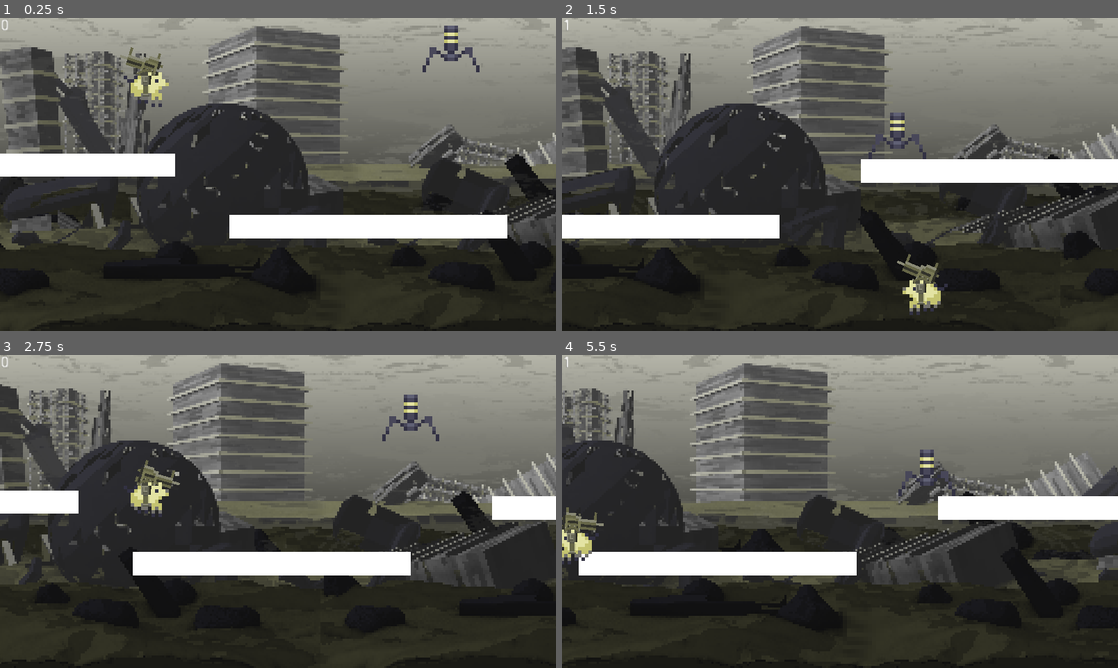
Above: before the commit, frames 1-4 (two rows, left to right).
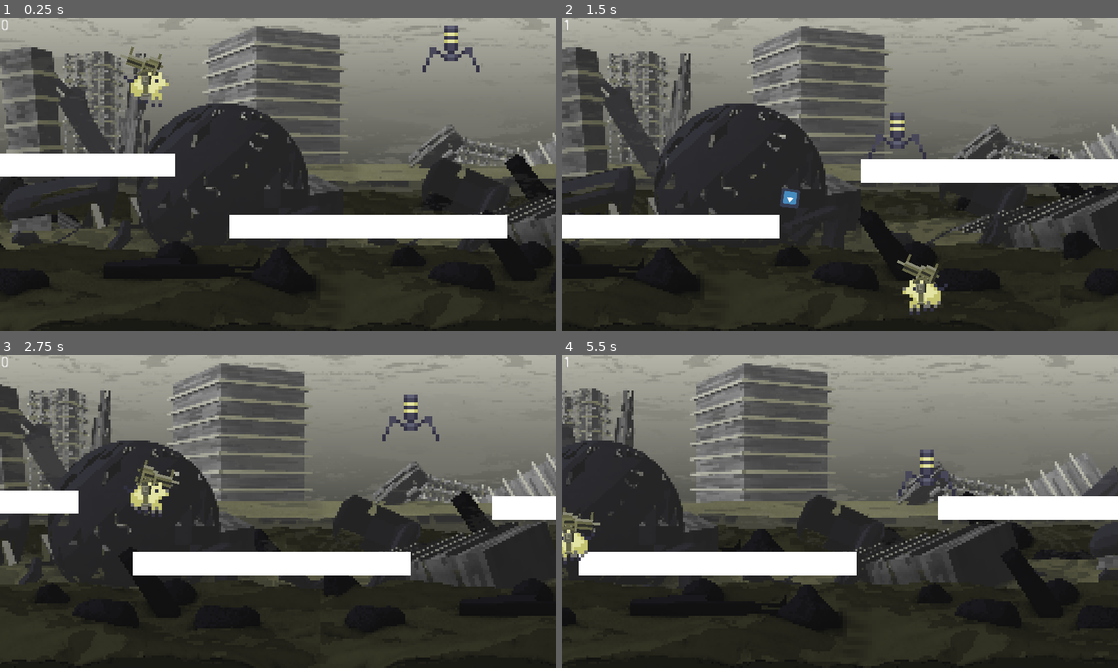
Above: after the commit, the same moments.

Repository: ginestopo/Endless-Runner
Game: Godot game, scene res://scenes/world/world.tscn
Same seed, same stepped clock (60 frames per second), same inputs: the game is played once before the commit and once after it. This scene is started directly instead of the project's main scene. The engine's default icon, where the game draws it, is replaced by a stand-in: a white triangle on a blue panel in a dark square.
Inputs (mouse positions are in pixels of both pictures, inside the frame that each line leads up to):
- Up to frame 1 (0.25 s): no input
- Up to frame 2 (1.5 s): move the mouse to (962, 158) at 0.52 s; press the mouse at (962, 158) at 0.53 s; hold D (right) 0.53-1.28 s; move the mouse to (728, 190) at 1.27 s; release the mouse at (728, 190) at 1.28 s; hold A (left) from 1.28 s (still down); click (728, 190) at 1.35 s
- Up to frame 3 (2.75 s): release A (left) at 2 s; click "Restart" at 2 s
- Up to frame 4 (5.5 s): move the mouse to (895, 442) at 2.77 s; press the mouse at (895, 442) at 2.78 s; hold D (right) 2.78-3.53 s; move the mouse to (812, 574) at 3.52 s; release the mouse at (812, 574) at 3.53 s; hold W (up) 3.53-4.25 s; click (812, 574) at 3.6 s; click "Restart" at 4.25 s; move the mouse to (1006, 558) at 5.02 s; press the mouse at (1006, 558) at 5.03 s; hold A (left) from 5.03 s (still down)

The runs differ from the first frame. In frame 1, less than 0.1% of the frame differs, in the area x 21-30%, y 9-19%; in frame 2, 0.2%; in frame 3, less than 0.1%; in frame 4, 0.5%, in the area x 0-8%, y 48-67%.

Commit message:
added projectiles

Diff:
--- a/project.godot
+++ b/project.godot
@@ -107,6 +107,11 @@
 , Object(InputEventKey,"resource_local_to_scene":false,"resource_name":"","device":0,"alt":false,"shift":false,"control":false,"meta":false,"command":false,"pressed":false,"scancode":16777233,"unicode":0,"echo":false,"script":null)
  ]
 }
+shoot={
+"deadzone": 0.5,
+"events": [ Object(InputEventMouseButton,"resource_local_to_scene":false,"resource_name":"","device":0,"alt":false,"shift":false,"control":false,"meta":false,"command":false,"button_mask":0,"position":Vector2( 0, 0 ),"global_position":Vector2( 0, 0 ),"factor":1.0,"button_index":1,"pressed":false,"doubleclick":false,"script":null)
+ ]
+}
 
 [layer_names]
 
--- a/scenes/gun/Gun.tscn
+++ b/scenes/gun/Gun.tscn
@@ -1,12 +1,13 @@
-[gd_scene load_steps=5 format=2]
+[gd_scene load_steps=7 format=2]
 
 [ext_resource path="res://resources/pixel art/gun/base.png" type="Texture" id=1]
 [ext_resource path="res://resources/pixel art/gun/dogGun.png" type="Texture" id=2]
 [ext_resource path="res://resources/pixel art/gun/gear.png" type="Texture" id=3]
 [ext_resource path="res://scenes/gun/GunMouse.gd" type="Script" id=4]
+[ext_resource path="res://scenes/gun/shootGun.gd" type="Script" id=5]
+[ext_resource path="res://scenes/gun/projectile/dog_gun_projectile.tscn" type="PackedScene" id=6]
 
 [node name="Gun" type="Node2D"]
-position = Vector2( 56, 56 )
 
 [node name="GunBase" type="Sprite" parent="."]
 modulate = Color( 0.6048, 0.6048, 0.72, 1 )
@@ -23,3 +24,8 @@
 position = Vector2( 7.12521, -11.3125 )
 z_index = -2
 texture = ExtResource( 2 )
+
+[node name="shootSpawner" type="Node2D" parent="GunBase/Gear/Gun"]
+position = Vector2( 17, 1 )
+script = ExtResource( 5 )
+bulletScene = ExtResource( 6 )
--- a/scenes/gun/GunMouse.gd
+++ b/scenes/gun/GunMouse.gd
@@ -2,8 +2,7 @@
 
 
 func _process(delta):
-	var direction = get_global_mouse_position()-global_position+Vector2(0,12)
+	var direction = get_global_mouse_position()-global_position-Vector2(0,position.y*1.5)
 	scale.x = 1-(2*int(direction.x<-0.1))
 	var angleTo = transform.x.angle_to(direction)
 	rotation = clamp(rotation+angleTo,-PI/2,PI/2)
-	pass
--- /dev/null
+++ b/scenes/gun/projectile/dog_gun_projectile.tscn
@@ -0,0 +1,19 @@
+[gd_scene load_steps=4 format=2]
+
+[ext_resource path="res://icon.png" type="Texture" id=1]
+[ext_resource path="res://scenes/gun/projectile/projectile.gd" type="Script" id=2]
+
+[sub_resource type="RectangleShape2D" id=1]
+extents = Vector2( 8, 8 )
+
+[node name="dogGunProjectile" type="KinematicBody2D"]
+script = ExtResource( 2 )
+
+[node name="Sprite" type="Sprite" parent="."]
+scale = Vector2( 0.25, 0.25 )
+texture = ExtResource( 1 )
+
+[node name="CollisionShape2D" type="CollisionShape2D" parent="."]
+shape = SubResource( 1 )
+one_way_collision = true
+one_way_collision_margin = 0.0
--- /dev/null
+++ b/scenes/gun/projectile/projectile.gd
@@ -0,0 +1,16 @@
+extends KinematicBody2D
+
+var speed = 1000;
+var direction = Vector2.ZERO;
+
+# Called when the node enters the scene tree for the first time.
+func _ready():
+	pass
+
+
+# Called every frame. 'delta' is the elapsed time since the previous frame.
+func _physics_process(_delta):
+	var collisionDetection = move_and_collide(direction*speed*_delta);
+	if collisionDetection != null:
+		queue_free()
+#	pass
--- /dev/null
+++ b/scenes/gun/shootGun.gd
@@ -0,0 +1,11 @@
+extends Node2D
+
+export var bulletScene : PackedScene
+
+func _input(event):
+	if event.is_action_pressed("shoot"):
+		var bullet = bulletScene.instance() as Node2D
+		get_tree().get_root().add_child(bullet)
+		bullet.global_position = self.global_position
+		bullet.direction = (get_global_mouse_position()-global_position).normalized()
+		bullet.rotation = bullet.direction.angle()
